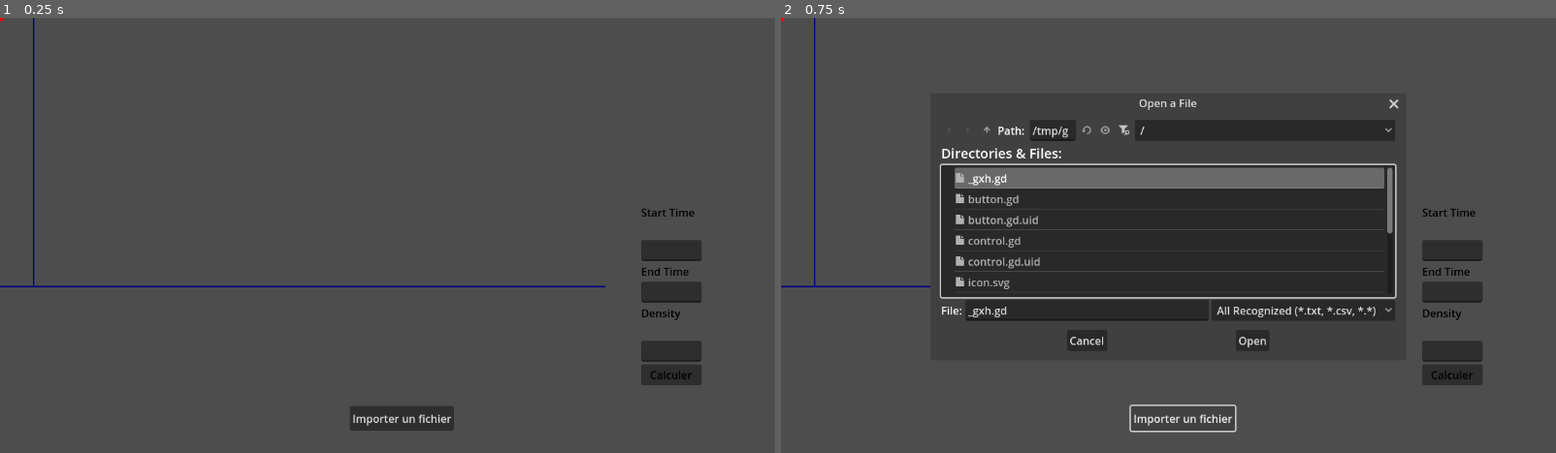
Above: before the commit, frames 1-2 (left to right).
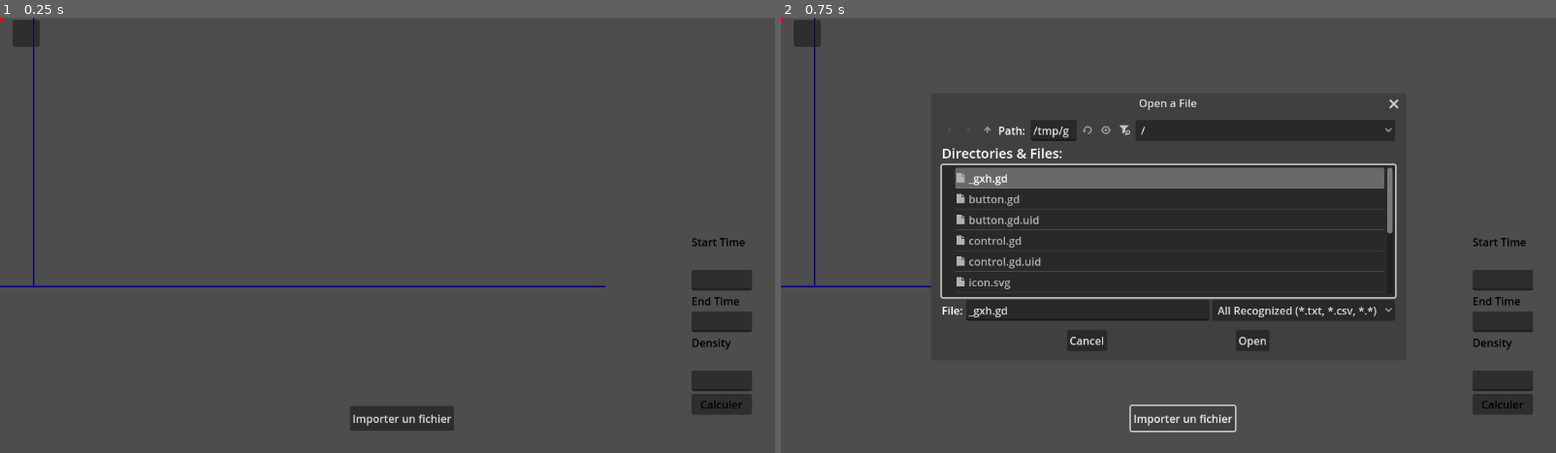
Above: after the commit, the same moments.

Repository: Ayadayi/Tissu_cardiaque
Game: Godot game, scene res://node_2d.tscn
The game is run twice, just before and just after one commit, with the same random seed, the same clock (stepped at 60 frames per second) and the same inputs.
Inputs:
- Up to frame 1 (0.25 s): no input
- Up to frame 2 (0.75 s): click "Importer un fichier" at 0.5 s

The runs differ from the first frame. In frame 1, 3.2% of the frame differs, in the area x 1-97%, y 0-92%; in frame 2, 4.4%.

Commit message:
Update node_2d.tscn

Diff:
--- a/courbe/node_2d.tscn
+++ b/courbe/node_2d.tscn
@@ -30,10 +30,10 @@
 
 [node name="UI" type="Panel" parent="Control"]
 layout_mode = 0
-offset_left = -56.0
-offset_top = -41.0
-offset_right = -16.0
-offset_bottom = -1.0
+offset_left = 19.0
+offset_top = 3.0
+offset_right = 59.0
+offset_bottom = 43.0
 
 [node name="UIVBox" type="VBoxContainer" parent="Control/UI"]
 layout_mode = 0
